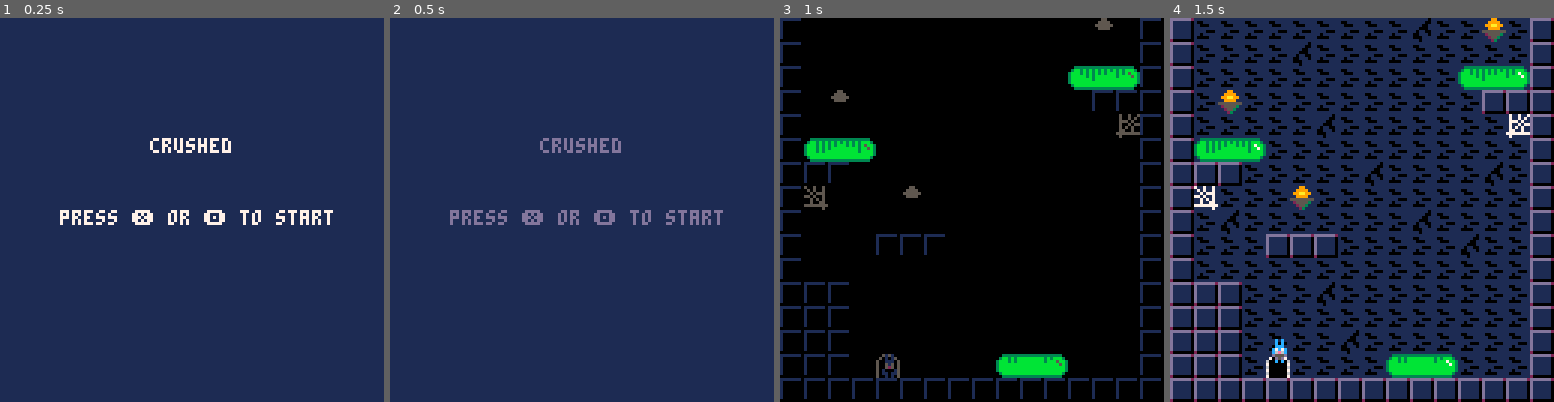
Above: before the commit, frames 1-4 (left to right).
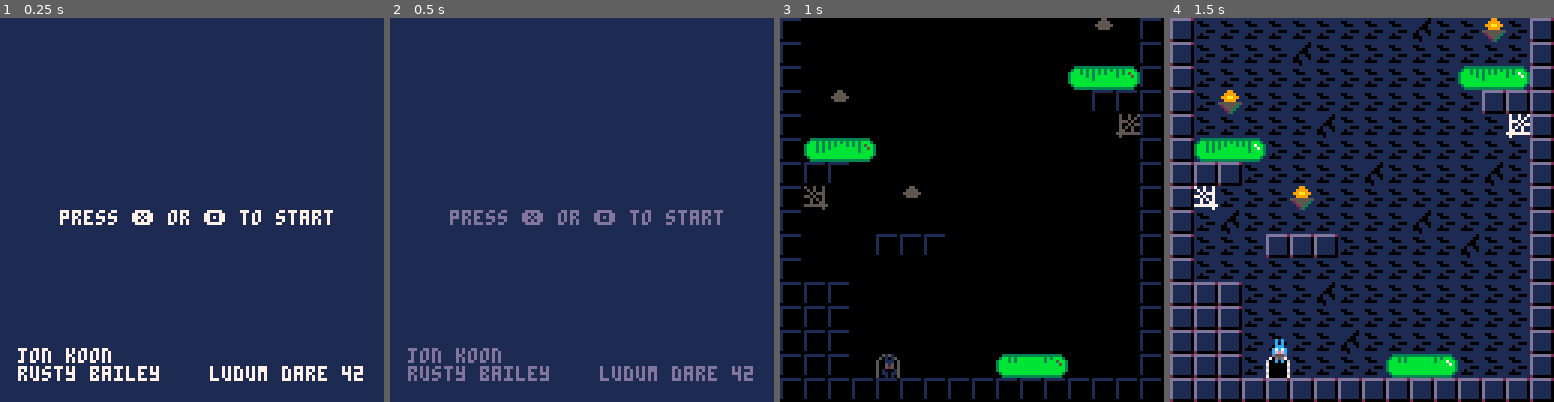
Above: after the commit, the same moments.

Repository: jondkoon/crushed
Game: PICO-8 cartridge game.p8
The game is run twice, just before and just after one commit, with the same random seed, the same clock (stepped at 60 frames per second) and the same inputs.
Inputs:
- Up to frame 1 (0.25 s): no input
- Up to frame 2 (0.5 s): tap O (Z key) at 0.33 s
- Up to frame 3 (1 s): tap O (Z key) at 0.7 s
- Up to frame 4 (1.5 s): tap X (X key) at 1.07 s; tap O (Z key) at 1.43 s

The runs differ from the first frame. In frame 1, 2.2% of the frame differs, in the area x 4-95%, y 31-95%; in frame 2, 2.2%; in frame 3, nothing differs; in frame 4, nothing differs.

Commit message:
Prepare title screen for bg image.

Diff:
--- a/game.p8
+++ b/game.p8
@@ -1046,16 +1046,28 @@
 	end
 end
 
-local title = {
-	y = 40,
-	height = 4,
-	init = function(self)
-		self.text = "crushed"
-		self.width = (#self.text) * 4
-		self.x = (screen_width - self.width) / 2
-	end,
+local title_screen_text = {
+	letter_width = 4,
+	letter_height = 6,
+	border_buffer = 6,
 	draw = function(self)
-		print(self.text, self.x, self.y, 7)
+		local texts = {
+			jon = {text="jon koon",x,y},
+			rusty = {text="rusty bailey",x,y},
+			ld42 = {text="ludum dare 42",x,y}
+		}
+
+		texts.rusty.x = self.border_buffer
+		texts.rusty.y = screen_height - self.letter_height - self.border_buffer
+		texts.jon.x = texts.rusty.x
+		texts.jon.y = texts.rusty.y - self.letter_height
+
+		texts.ld42.x = screen_width - (#texts.ld42.text * self.letter_width) - self.border_buffer
+		texts.ld42.y = texts.rusty.y
+
+		for key, value in pairs(texts) do
+			print(texts[key].text, texts[key].x, texts[key].y, 7)
+		end
 	end
 }
 
@@ -1094,8 +1106,8 @@
 		cls(1)
 	end,
 	init = function(self)
-		self:add(title)
-		self:add(make_start_prompt(title.y + title.height + 20))
+		self:add(title_screen_text)
+		self:add(make_start_prompt(64))
 	end
 })
 
